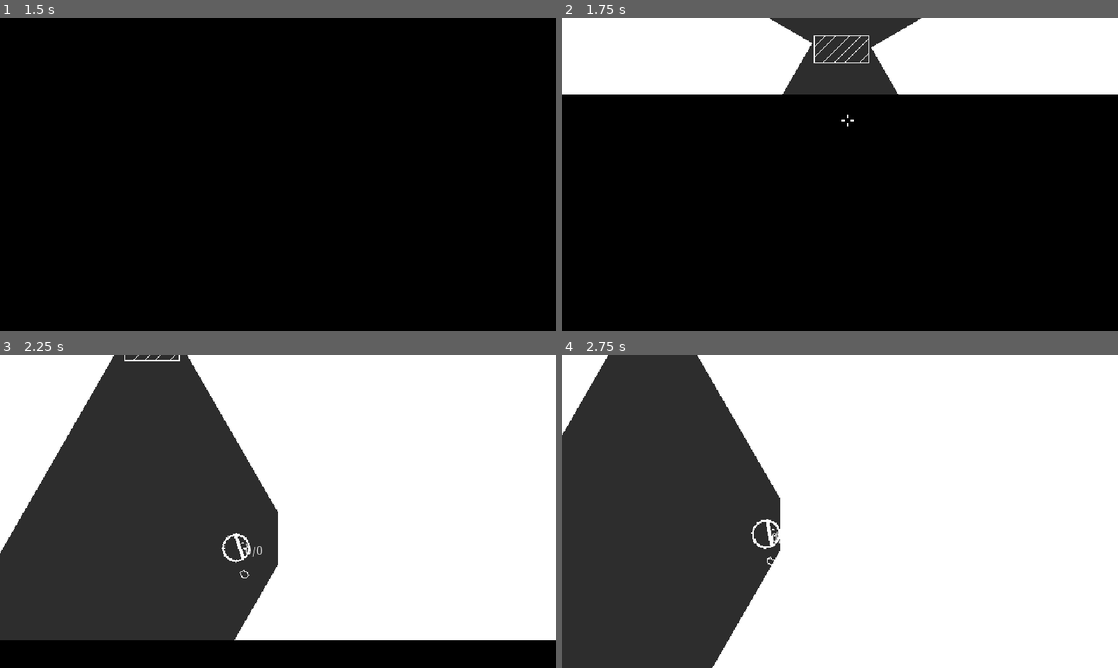
Above: before the commit, frames 1-4 (two rows, left to right).
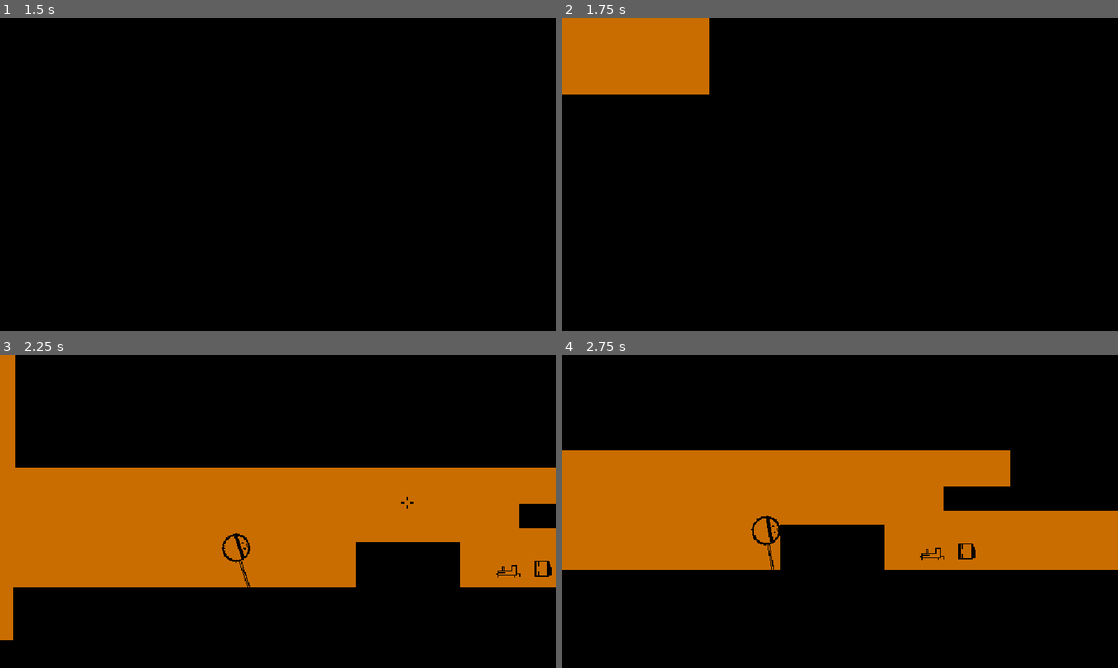
Above: after the commit, the same moments.

Repository: Sodaro/Closed-and-Quartered
Game: Godot game, scene res://main.tscn
Same seed, same stepped clock (60 frames per second), same inputs: the game is played once before the commit and once after it. Sound files missing from this copy of the repository are replaced by a short silence.
Inputs (mouse positions are in pixels of both pictures, inside the frame that each line leads up to):
- Up to frame 1 (1.5 s): click "Start Game" at 0.5 s; click "Start Game" at 1.25 s
- Up to frame 2 (1.75 s): no input
- Up to frame 3 (2.25 s): move the mouse to (400, 495) at 2.02 s; hold D (right) from 2.03 s (still down); tap E (interact) at 2.1 s
- Up to frame 4 (2.75 s): keep holding D (right)

Frame 1 is identical in both runs. In frame 2, 24% of the frame differs, in the area x 0-100%, y 0-35%; in frame 3, 91%; in frame 4, 100%, in the area x 0-100%, y 0-100%.

Commit message:
work on level4

Diff:
--- a/enemies/gunner.gd
+++ b/enemies/gunner.gd
@@ -38,6 +38,8 @@
 
 func _on_velocity_computed(safe_velocity: Vector2):
 	velocity = safe_velocity
+	if velocity.is_zero_approx():
+		return
 	rotation = velocity.angle()
 	move_and_slide()
 
--- a/enemies/gunner.tscn
+++ b/enemies/gunner.tscn
@@ -42,6 +42,7 @@
 
 [node name="HealthComponent" type="Node2D" parent="." unique_id=1516628577]
 script = ExtResource("4_y0s5j")
+health = 2.0
 metadata/_custom_type_script = "uid://tbehxd25cavq"
 
 [node name="HitResponseComponent" type="Node2D" parent="." unique_id=1601062818]
--- a/enemies/samurai.gd
+++ b/enemies/samurai.gd
@@ -37,6 +37,8 @@
 
 func _on_velocity_computed(safe_velocity: Vector2):
 	velocity = safe_velocity
+	if velocity.is_zero_approx():
+		return
 	rotation = velocity.angle()
 	move_and_slide()
 
--- a/levels/level_04.tscn
+++ b/levels/level_04.tscn
@@ -3,9 +3,18 @@
 [ext_resource type="Script" uid="uid://dw1yli4dogk5j" path="res://level.gd" id="1_fdgl0"]
 [ext_resource type="PackedScene" uid="uid://bevms62jtinl" path="res://player/player.tscn" id="2_hgv6m"]
 [ext_resource type="PackedScene" uid="uid://c38or1gus36ru" path="res://level_actors/solid_wall.tscn" id="3_hgv6m"]
-[ext_resource type="PackedScene" uid="uid://lu20df8gxi6p" path="res://weapons/handgun/handgun.tscn" id="4_5p57d"]
 [ext_resource type="PackedScene" uid="uid://cc4332lap8a28" path="res://level_actors/level_exit.tscn" id="5_r8aof"]
 [ext_resource type="PackedScene" uid="uid://dt2b5tswwt2ps" path="res://level_actors/level_collectible.tscn" id="6_b2w0k"]
+[ext_resource type="PackedScene" uid="uid://dg8th1i7f0onr" path="res://enemies/samurai.tscn" id="6_g141h"]
+[ext_resource type="PackedScene" uid="uid://cuvbkcxwqlk3b" path="res://weapons/katana/katana.tscn" id="6_rpmp5"]
+[ext_resource type="PackedScene" uid="uid://bg7cs2bty6c8l" path="res://enemies/gunner.tscn" id="7_rpmp5"]
+[ext_resource type="PackedScene" uid="uid://3h7u6rsvk6ln" path="res://weapons/smg/smg.tscn" id="8_roa4n"]
+[ext_resource type="PackedScene" uid="uid://vt4jh3wdfjxa" path="res://enemies/shotgun_sentry.tscn" id="10_hapfj"]
+
+[sub_resource type="NavigationPolygon" id="NavigationPolygon_gia0r"]
+vertices = PackedVector2Array(1997.5938, 247.78125, 1997.5938, 239.92969, 2188.3906, 129.77344, 2278.3594, 122.78125, 2745.7578, 122.78125, 2654, 465.21875, 2125.7188, 465.21875, 2036.7578, 365.21094, 1468.7109, 365.21094, 1468.7109, 304.3203, 1508.9766, 295.0625, 1727.0234, 295.0625, 1373.2891, 365.21094, 907.84375, 365.21094, 907.84375, 312.5703, 955.71875, 316.78125, 547.6094, 257.28125, 669.8672, 247.78125, 768.15625, 312.5703, 768.15625, 365.21094, 660.8906, 365.21094, 543.39844, 356.71875, 1032.9688, 247.78125, 1032.9688, 269.21875, 955.71875, 269.21875, 1304.2813, 316.78125, 1304.2813, 312.84375, 1305.0313, 312.84375, 1305.0313, 247.78125, 1508.9766, 247.78125, 1373.2891, 304.3203, 1727.0234, 247.78125, 1973.8516, 247.78125, 1976.3906, 252.1875, 2036.7578, 464.09375, 1984, 247.78125, 1448.7109, 422.07813, 1393.2891, 418.07813, 1393.2891, 385.21094, 1448.7109, 385.21094)
+polygons = Array[PackedInt32Array]([PackedInt32Array(0, 1, 2, 3, 4, 5, 6, 7), PackedInt32Array(7, 8, 9, 10, 11), PackedInt32Array(12, 13, 14, 15), PackedInt32Array(16, 17, 18, 19, 20, 21), PackedInt32Array(17, 22, 23, 24), PackedInt32Array(25, 26, 27), PackedInt32Array(27, 28, 29, 30), PackedInt32Array(7, 11, 31, 32, 33), PackedInt32Array(6, 34, 7), PackedInt32Array(18, 17, 24, 14), PackedInt32Array(14, 24, 15), PackedInt32Array(12, 15, 25), PackedInt32Array(30, 12, 25, 27), PackedInt32Array(9, 30, 29, 10), PackedInt32Array(0, 7, 33, 35), PackedInt32Array(36, 37, 38, 39)])
+outlines = Array[PackedVector2Array]([PackedVector2Array(2777, 74, 538, 248, 533, 366, 2029, 474, 2663, 482)])
 
 [node name="Level04" type="Node2D" unique_id=468190357 node_paths=PackedStringArray("level_exit", "collectible", "player")]
 script = ExtResource("1_fdgl0")
@@ -15,41 +24,113 @@
 collectible = NodePath("LevelCollectible")
 player = NodePath("Player")
 metadata/_custom_type_script = "uid://dw1yli4dogk5j"
+metadata/_edit_lock_ = true
 
-[node name="Player" parent="." unique_id=471040967 instance=ExtResource("2_hgv6m")]
-position = Vector2(476, 205)
+[node name="Player" parent="." unique_id=471040967 node_paths=PackedStringArray("starting_weapon") instance=ExtResource("2_hgv6m")]
+position = Vector2(533, 330)
+starting_weapon = NodePath("../Katana")
 
-[node name="SolidWall" parent="." unique_id=844711368 instance=ExtResource("3_hgv6m")]
-position = Vector2(485.99997, 148)
-rotation = 0.4382014
-scale = Vector2(15.040003, 1)
-
-[node name="SolidWall2" parent="." unique_id=756994034 instance=ExtResource("3_hgv6m")]
-position = Vector2(354.99997, 463)
-rotation = 0.4382014
-scale = Vector2(15.040003, 1)
-
-[node name="SolidWall3" parent="." unique_id=721490631 instance=ExtResource("3_hgv6m")]
-position = Vector2(648, 499.00003)
-rotation = -0.0073180795
-scale = Vector2(15.040003, 1)
-
-[node name="SolidWall4" parent="." unique_id=1181032658 instance=ExtResource("3_hgv6m")]
-position = Vector2(869.00006, 251.00002)
-rotation = -0.0073180795
-scale = Vector2(15.040003, 1)
-
-[node name="SolidWall5" parent="." unique_id=511581279 instance=ExtResource("3_hgv6m")]
-position = Vector2(1094, 494.99997)
-rotation = -0.0073180795
-scale = Vector2(15.040003, 1)
-
-[node name="Handgun" parent="." unique_id=1942767316 instance=ExtResource("4_5p57d")]
-position = Vector2(533, 274)
+[node name="LevelCollectible" parent="." unique_id=1999132453 instance=ExtResource("6_b2w0k")]
+position = Vector2(1838, 343)
 
 [node name="LevelExit" parent="." unique_id=1000780445 instance=ExtResource("5_r8aof")]
-position = Vector2(900, 359)
-scale = Vector2(6.4, 12.44)
+position = Vector2(2388, 312)
 
-[node name="LevelCollectible" parent="." unique_id=1999132453 instance=ExtResource("6_b2w0k")]
-position = Vector2(812, 377)
+[node name="NavigationRegion2D" type="NavigationRegion2D" parent="." unique_id=1468026377]
+navigation_polygon = SubResource("NavigationPolygon_gia0r")
+navigation_layers = 3
+metadata/_edit_lock_ = true
+
+[node name="SolidWall2" parent="NavigationRegion2D" unique_id=756994034 instance=ExtResource("3_hgv6m")]
+visible = false
+position = Vector2(245, 316)
+rotation = 1.5707964
+scale = Vector2(17.913897, 17.451433)
+
+[node name="SolidWall3" parent="NavigationRegion2D" unique_id=844711368 instance=ExtResource("3_hgv6m")]
+position = Vector2(1205, 492.00003)
+scale = Vector2(51.359894, -7.2992024)
+
+[node name="SolidWall4" parent="NavigationRegion2D" unique_id=406353654 instance=ExtResource("3_hgv6m")]
+position = Vector2(1187, 129)
+rotation = -3.1415925
+scale = Vector2(50.036896, 6.7990026)
+
+[node name="SolidWall7" parent="NavigationRegion2D" unique_id=483678000 instance=ExtResource("3_hgv6m")]
+position = Vector2(2619, -255.99992)
+rotation = -3.6651917
+scale = Vector2(50.036896, 6.7990026)
+
+[node name="SolidWall10" parent="NavigationRegion2D" unique_id=995298579 instance=ExtResource("3_hgv6m")]
+position = Vector2(2727, -25)
+rotation = -3.1415927
+scale = Vector2(50.036896, 6.7990026)
+
+[node name="SolidWall12" parent="NavigationRegion2D" unique_id=833179274 instance=ExtResource("3_hgv6m")]
+position = Vector2(2825, 286.00006)
+rotation = -1.3089969
+scale = Vector2(50.036896, 6.7990026)
+
+[node name="SolidWall13" parent="NavigationRegion2D" unique_id=570215507 instance=ExtResource("3_hgv6m")]
+position = Vector2(2496, 584)
+scale = Vector2(50.036896, 6.7990026)
+
+[node name="SolidWall5" parent="NavigationRegion2D" unique_id=615271107 instance=ExtResource("3_hgv6m")]
+position = Vector2(838.00006, 414)
+rotation = -3.1415925
+scale = Vector2(3.739817, 5.714531)
+
+[node name="SolidWall6" parent="NavigationRegion2D" unique_id=409452580 instance=ExtResource("3_hgv6m")]
+position = Vector2(1130, 293.00003)
+rotation = -4.712389
+scale = Vector2(0.8611778, 10.267665)
+
+[node name="SolidWall8" parent="NavigationRegion2D" unique_id=669734312 instance=ExtResource("3_hgv6m")]
+position = Vector2(1421, 403.00003)
+rotation = -3.1415927
+scale = Vector2(2.3568966, 5.542333)
+
+[node name="SolidWall9" parent="NavigationRegion2D" unique_id=1208542623 instance=ExtResource("3_hgv6m")]
+position = Vector2(1169, 266.00003)
+rotation = -3.1415927
+scale = Vector2(7.8769064, 2.302333)
+
+[node name="SolidWall11" parent="NavigationRegion2D" unique_id=571040365 instance=ExtResource("3_hgv6m")]
+position = Vector2(1617.9999, 241)
+rotation = -3.1415927
+scale = Vector2(6.1886888, 2.7537353)
+
+[node name="Samurai" parent="NavigationRegion2D" unique_id=1524805275 instance=ExtResource("6_g141h")]
+position = Vector2(1436, 267)
+rotation = -3.1415927
+
+[node name="Samurai2" parent="NavigationRegion2D" unique_id=604811270 instance=ExtResource("6_g141h")]
+position = Vector2(1608, 352)
+rotation = 3.1415927
+
+[node name="Katana" parent="." unique_id=642440031 instance=ExtResource("6_rpmp5")]
+position = Vector2(563, 304)
+
+[node name="Gunner" parent="." unique_id=1161732207 node_paths=PackedStringArray("weapon") instance=ExtResource("7_rpmp5")]
+position = Vector2(993, 354)
+rotation = 3.1415927
+weapon = NodePath("../SMG")
+
+[node name="SMG" parent="." unique_id=1588066246 instance=ExtResource("8_roa4n")]
+position = Vector2(960, 341)
+
+[node name="Gunner2" parent="." unique_id=147718679 node_paths=PackedStringArray("weapon") instance=ExtResource("7_rpmp5")]
+position = Vector2(1248, 341)
+rotation = 3.1415927
+weapon = NodePath("../SMG2")
+
+[node name="SMG2" parent="." unique_id=1175047925 instance=ExtResource("8_roa4n")]
+position = Vector2(1196, 341)
+
+[node name="ShotgunSentry" parent="." unique_id=883219979 instance=ExtResource("10_hapfj")]
+position = Vector2(2257, 354)
+rotation = -3.1415927
+
+[node name="ShotgunSentry2" parent="." unique_id=236504559 instance=ExtResource("10_hapfj")]
+position = Vector2(2051, 275)
+rotation = -3.1415927
--- a/main.tscn
+++ b/main.tscn
@@ -2,7 +2,7 @@
 
 [ext_resource type="Script" uid="uid://c8ttdgntb828h" path="res://main.gd" id="1_0xm2m"]
 [ext_resource type="PackedScene" uid="uid://dsyb72g1bumen" path="res://levels/level_03.tscn" id="1_ig7tw"]
-[ext_resource type="PackedScene" uid="uid://ddttsw8kd05b4" path="res://levels/level_01.tscn" id="2_lquwl"]
+[ext_resource type="PackedScene" uid="uid://dggridjdx1hei" path="res://levels/level_04.tscn" id="2_lquwl"]
 [ext_resource type="PackedScene" uid="uid://gmntor6b33ir" path="res://UI/main_menu.tscn" id="7_272bh"]
 [ext_resource type="Script" uid="uid://clujaost7xhfm" path="res://wipe.gd" id="8_5vw27"]
 
--- a/player/player.tscn
+++ b/player/player.tscn
@@ -31,7 +31,7 @@
 
 [node name="HealthComponent" type="Node2D" parent="." unique_id=2023874258]
 script = ExtResource("4_yw30f")
-health = 10.0
+health = 2.0
 metadata/_custom_type_script = "uid://tbehxd25cavq"
 
 [node name="HitResponseComponent" type="Node2D" parent="." unique_id=309131491]
--- a/weapons/smg/smg.tscn
+++ b/weapons/smg/smg.tscn
@@ -20,7 +20,7 @@
 rand_bullet_rotation_min = -5.0
 rand_bullet_rotation_max = 5.0
 cooldown = 0.1
-base_damage = 0.5
+base_damage = 0.33
 use_sound = ExtResource("2_n8m5g")
 sound_pitch_min = 0.8
 sound_pitch_max = 1.2
